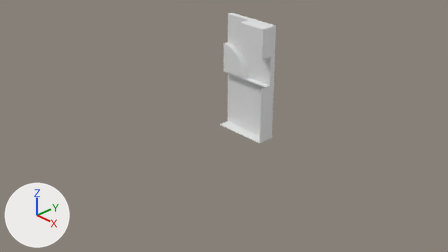
An edit to the Blender file modelos3Ddef/Escenario/blender/wall3.blend, drawn before and after from the same camera.
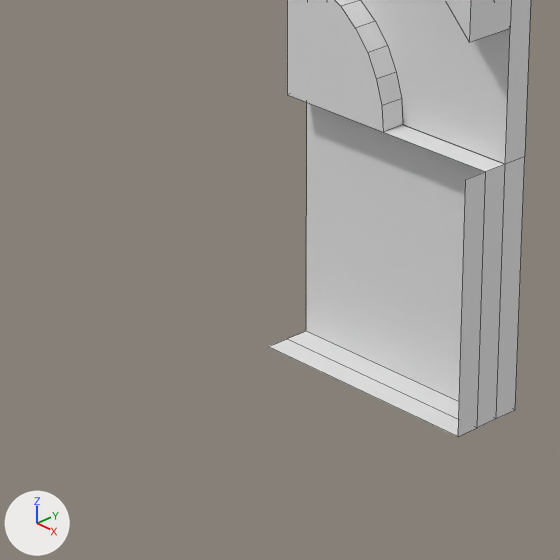
There are two pictures of each version: one from the file's camera 'Camera', one close up on the part from 36% to 63% of the width and 20% to 67% of the height. Arrows for +X, +Y and +Z are at lower left; the lights stay in place. The close-ups show mesh edges as thin lines.

Before the edit, the objects in view are built like this:
```python
me_cube = bpy.data.meshes.new('Cube')
me_cube.from_pydata(...)  # 43 vertices, 31 faces; spans x 0.0..1.0, y -0.1..0.2, z 0.0..2.0
me_cube.materials.append(mat_material)  # white #e7e7e7
ob_cube = bpy.data.objects.new('Cube', me_cube)
ob_cube.location = (0.0, 0.0, 0.0)
```
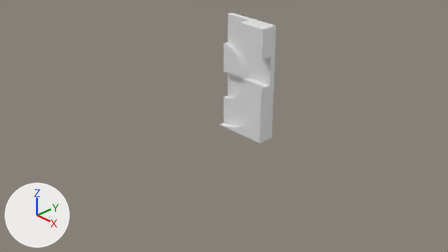
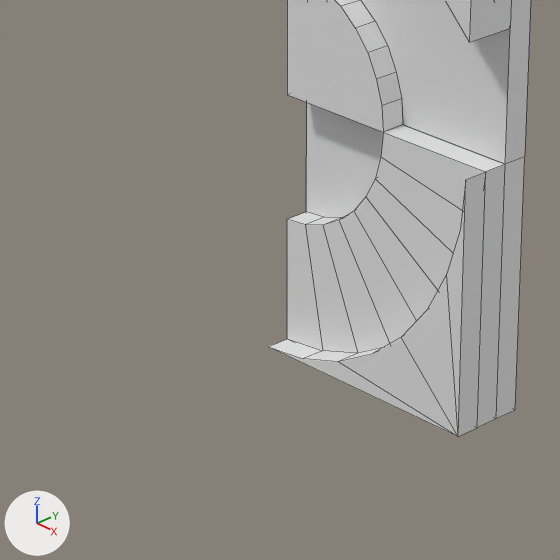
Changed parts and their boxes (x1, y1, x2, y2) in the close-ups (560 x 560 px):
part 1 of me_cube, added
    after: (269, 132, 485, 436)

What the commit changed:
me_cube is used by ob_cube; location (0.0, 0.0, 0.0).
me_cube had 43 vertices, 31 faces and spanned x 0.0..1.0, y -0.1..0.2, z 0.0..2.0.
me_cube now has 73 vertices, 60 faces and spans x 0.0..1.0, y -0.1..0.2, z 0.0..2.0.
Part 1, on me_cube:
15 vertices are added at x 0.0..0.98, y -0.1..0.0, z 0.02..0.9.
15 new vertices lie (0.0, 0.1, 0.0) away from vertices in x 0.0..0.98, y -0.1..0.0, z 0.02..0.9.
29 new faces join them.
